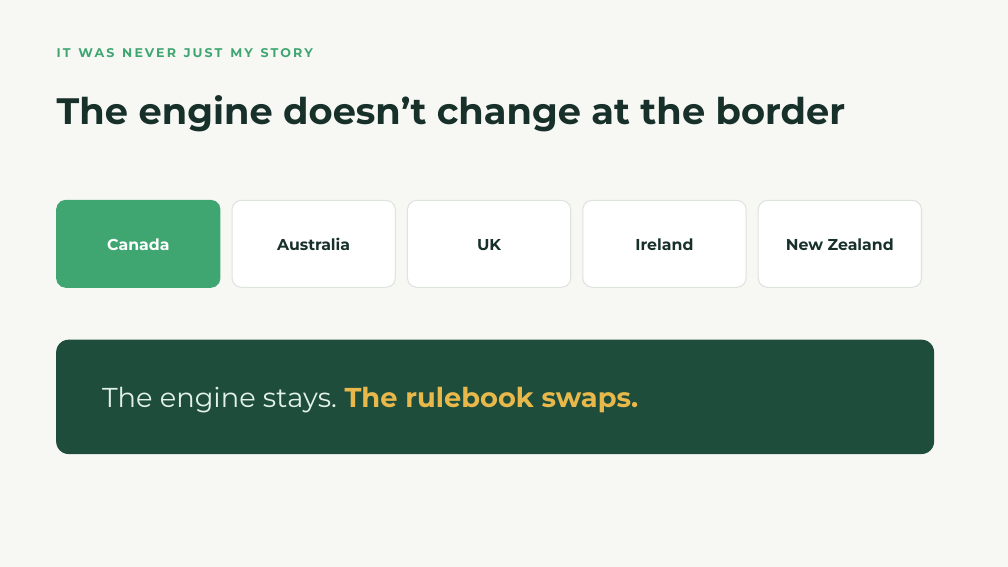
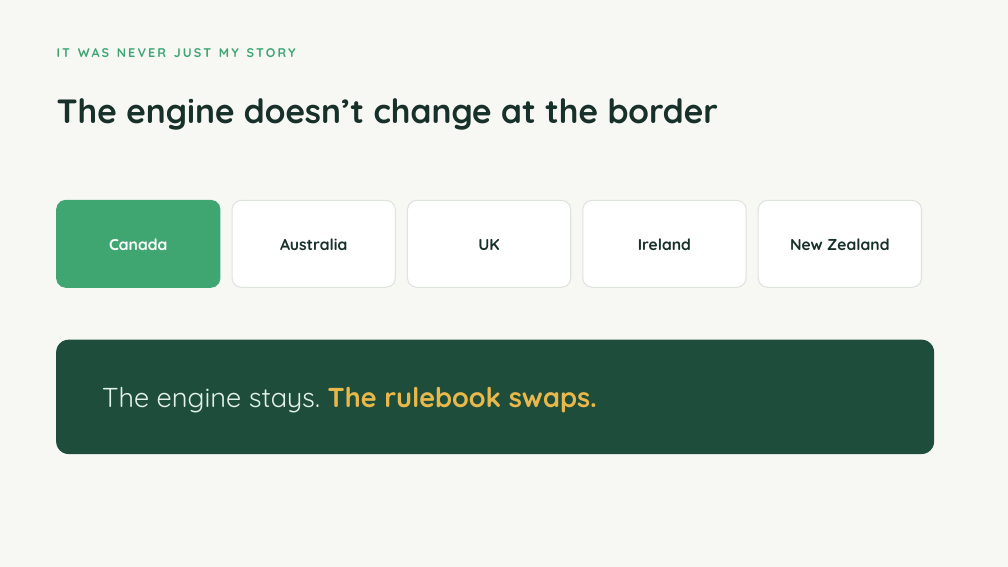
Before and after one commit to jasonmwong603/Claude-Code, a slide deck: slide 7 of apps/keydate/pitch/KeyDate-JCI-Edmonton.pptx. Drawn at 1008x567 pixels with LibreOffice and Linux fonts; fonts in the diff are those of the drawing. Boxes give left, top, right and bottom in pixels: in the first picture for what was removed or moved away, otherwise in the second. Text is boxed around its words. In the diff, an @@ line names an element or a change of style, - is before the commit and + after.

```diff
--- a/apps/keydate/pitch/KeyDate-JCI-Edmonton.pptx
+++ b/apps/keydate/pitch/KeyDate-JCI-Edmonton.pptx
@@ text "The engine doesn’t change at ..." at (57,98,718,130): size 35 to 32 pt, font Montserrat to Quicksand @@
@@ font Montserrat to Quicksand in 7 elements at (57,48,296,57), (109,238,167,250), (280,238,347,250), (478,239,499,250), (638,238,691,250), (790,238,889,250), (102,387,597,413) @@
```
Also in this commit, not shown: 9 other slides changed, 3 other files.
